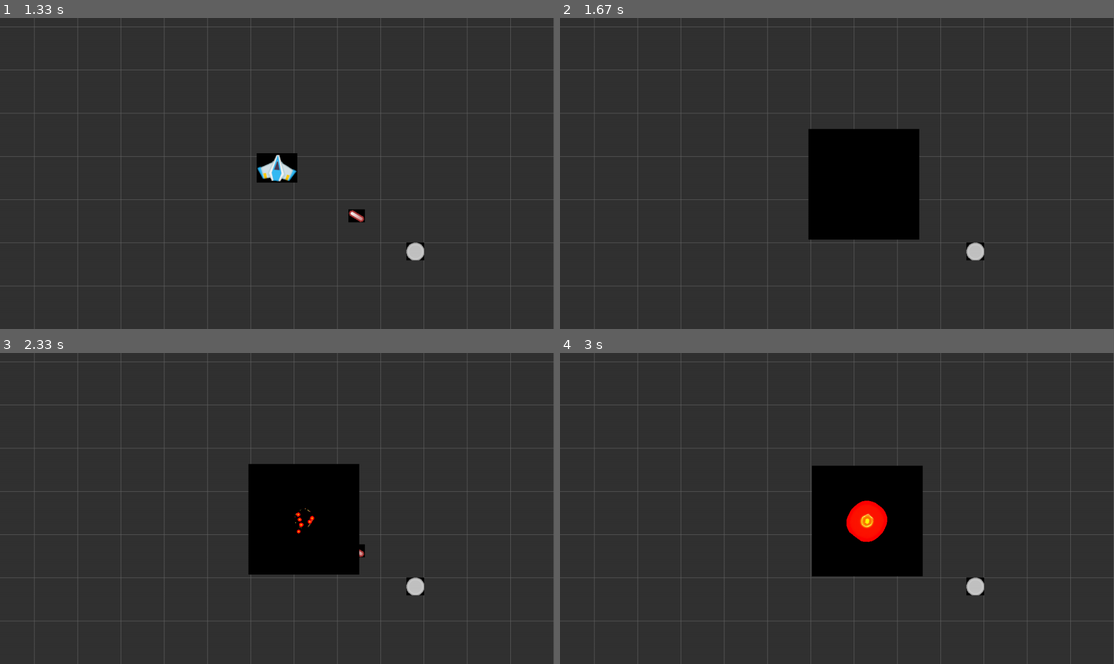
Above: before the commit, frames 1-4 (two rows, left to right).
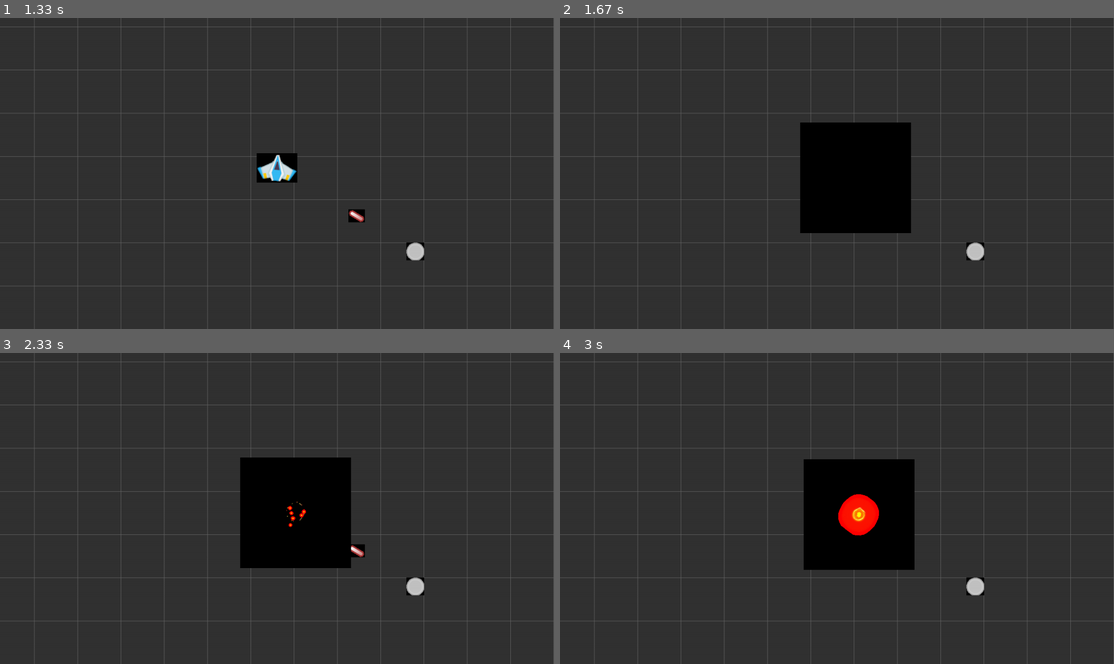
Above: after the commit, the same moments.

Repository: genericprogrammerdude/pygamengn
Game: pygame game, started from main.py
Two runs of this game, one before a commit and one after it. Both use one fixed random seed, a clock stepped at 60 frames per second and the inputs below.
Inputs:
- Up to frame 1 (1.33 s): tap F at 0.33 s; tap E at 0.67 s
- Up to frame 2 (1.67 s): no input
- Up to frame 3 (2.33 s): hold S from 2 s (still down)
- Up to frame 4 (3 s): release S at 2.47 s; hold D from 2.5 s (still down); tap F at 2.57, 2.87 s

Frame 1 is identical in both runs. In frame 2, 1.9% of the frame differs, in the area x 43-65%, y 33-72%; in frame 3, 2.0%; in frame 4, 2.5%, in the area x 44-66%, y 34-72%.

Commit message:
Collisions now pass their world position.

Diff:
--- a/GameEngine/camera_aware_group.py
+++ b/GameEngine/camera_aware_group.py
@@ -24,14 +24,6 @@
         """Updates itself and its sprites."""
         super().update(*args)
         self.handle_collisions()
-
-#         self.cam[0] += self.x_inc
-#         if self.cam[0] <= 0 or self.cam[0] >= 100:
-#             self.x_inc *= -1
-#         self.cam[1] -= self.y_inc
-#         if self.cam[1] < 0 or self.cam[1] > 100:
-#             self.y_inc *= -1
-#         print(self.cam)
 
         if self.target:
             # Keep the view_rect centered with the target's rect center
@@ -71,9 +63,6 @@
                 if sprite.kill_when_off_screen():
                     sprite.kill()
             else:
-#                 from turret import Turret
-#                 if isinstance(sprite, Turret):
-#                     print(transformed_rect, sprite.pos, sprite.rect)
                 surface.blit(sprite.image, transformed_rect)
 
     def handle_collisions(self):
@@ -83,7 +72,7 @@
                 if sprite != self.target and not isinstance(sprite, AnimatedTexture):
                     collision = pygame.sprite.collide_mask(self.target, sprite)
                     if collision:
-                        self.target.collide(sprite, collision)
+                        self.target.collide(sprite, pygame.Vector2(self.target.rect.topleft) + collision)
                         sprite.kill()
 
     def __draw_grid(self, surface):
--- a/GameEngine/ship.py
+++ b/GameEngine/ship.py
@@ -31,9 +31,10 @@
         self.velocity = velocity
 
     def collide(self, collider, local_pos):
-        explosion = AnimatedTexture(self.explosion_atlas, 750)
-        group = self.groups()[0]
-        group.add(explosion)
-        group.move_to_front(explosion)
-        explosion.set_pos(collider.pos)
-        explosion.play()
+        if self.explosion_atlas:
+            explosion = AnimatedTexture(self.explosion_atlas, 750)
+            group = self.groups()[0]
+            group.add(explosion)
+            group.move_to_front(explosion)
+            explosion.set_pos(local_pos)
+            explosion.play()
